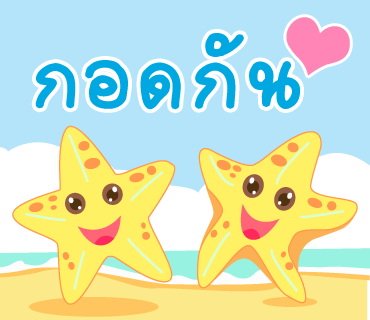
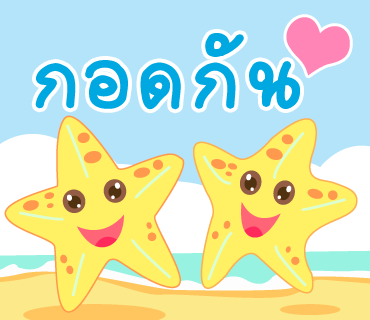
Revision of a layered (370, 320) image; what changed, layer by layer:
moved "Vector Smart Object" (2nd of 3) above "Vector Smart Object", painted on it over bbox(0, 115, 370, 320)
